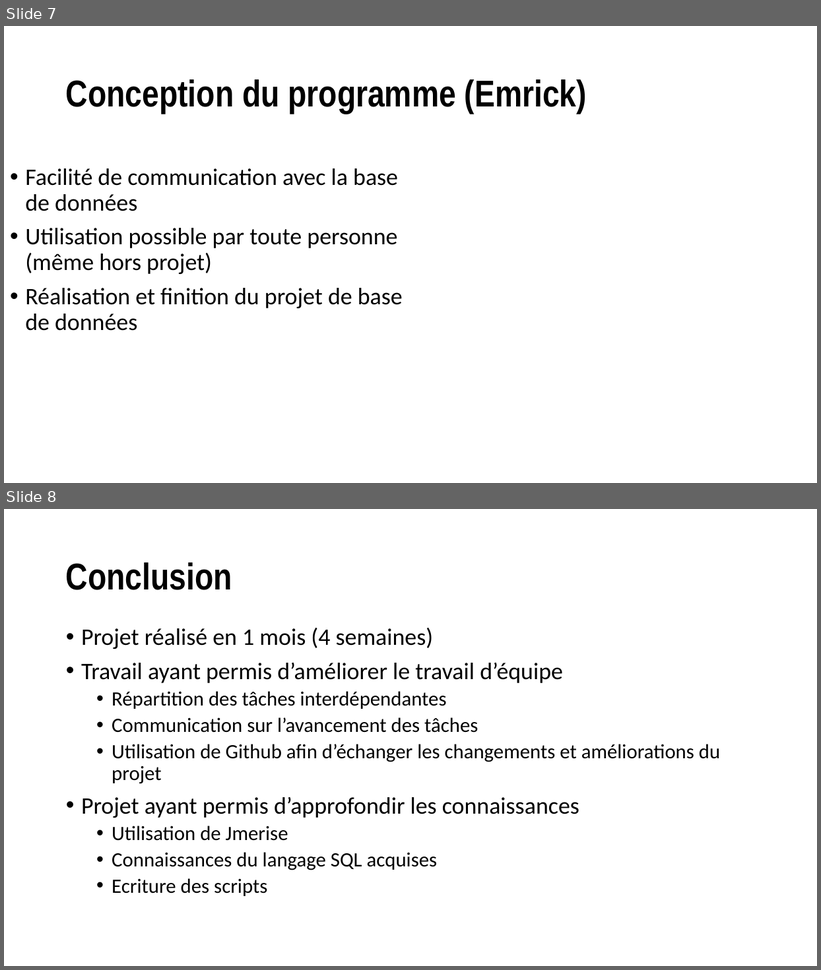
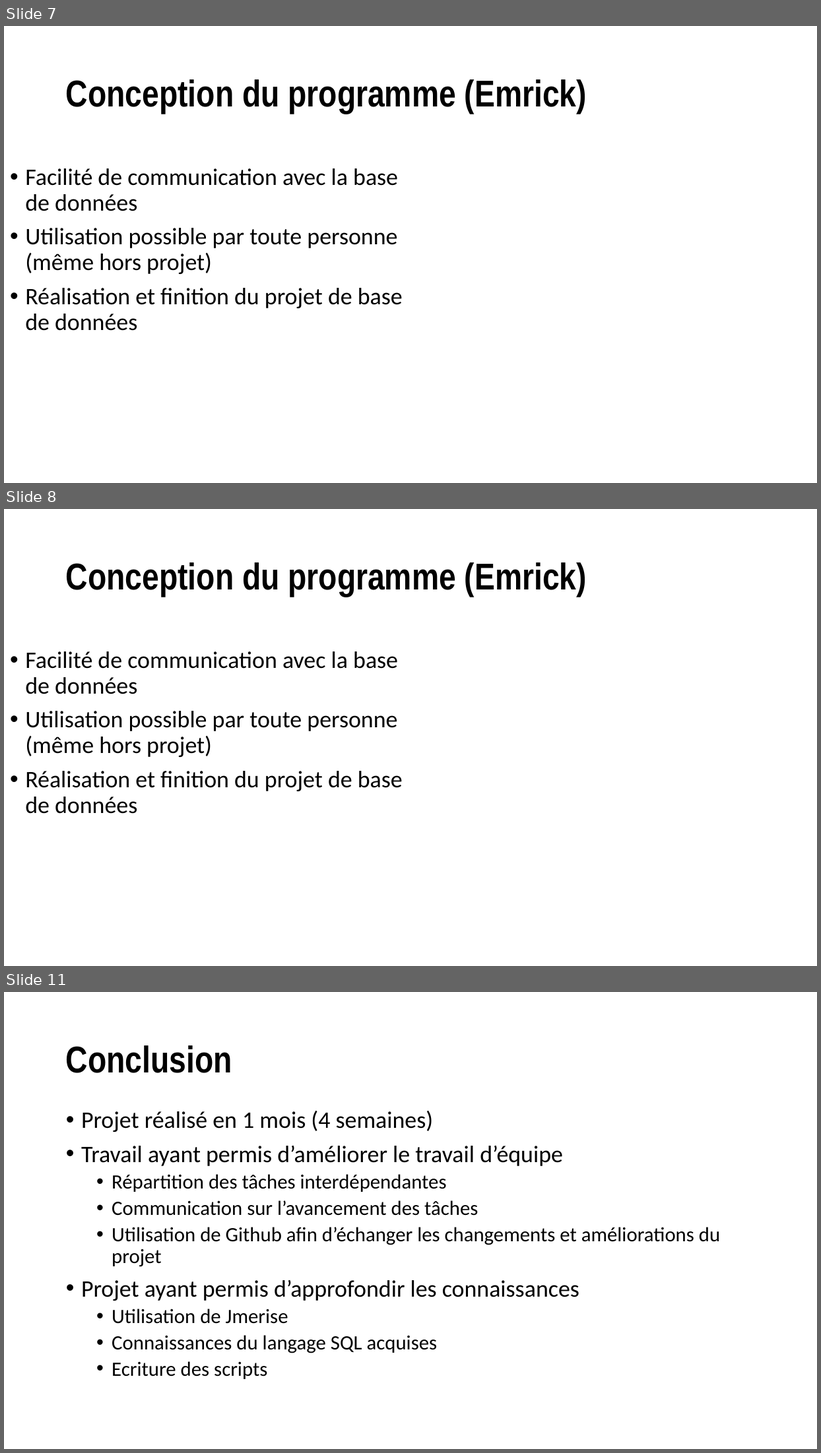
Before and after one commit to CamilleLeou/projet_BDD, a slide deck: Documentations/PPT BDD.pptx. Shown one above the other, each under a label of ours: slides 7 and 8 before the commit, slides 7, 8 and 11 after it; the slides between them are not shown. The pictures are 821x970 and 821x1453 pixels, drawn with LibreOffice and Linux fonts; fonts in the diff are those of the drawing; background and template pictures are left out. Boxes give left, top, right and bottom in pixels: in the first picture for what was removed or moved away, otherwise in the second. Text is boxed around its words. In the diff, an @@ line names an element or a change of style, - is before the commit and + after.

```diff
--- a/Documentations/PPT BDD.pptx
+++ b/Documentations/PPT BDD.pptx
@@ slide 8 added at (x1=4, y1=509, x2=817, y2=966), background picture (left out) @@
@@ title added at (x1=66, y1=562, x2=587, y2=596), 44 pt, text #000000, bold @@
+Conception du programme (Emrick)
@@ text added at (x1=25, y1=652, x2=403, y2=814), 28 pt, text #000000 @@
+• Facilité de communication avec la base de données
+• Utilisation possible par toute personne (même hors projet)
+• Réalisation et finition du projet de base de données
@@ what was slide 8 is now slide 11 @@
```
Also in this commit, not shown: 2 other slides added, 14 other files.
